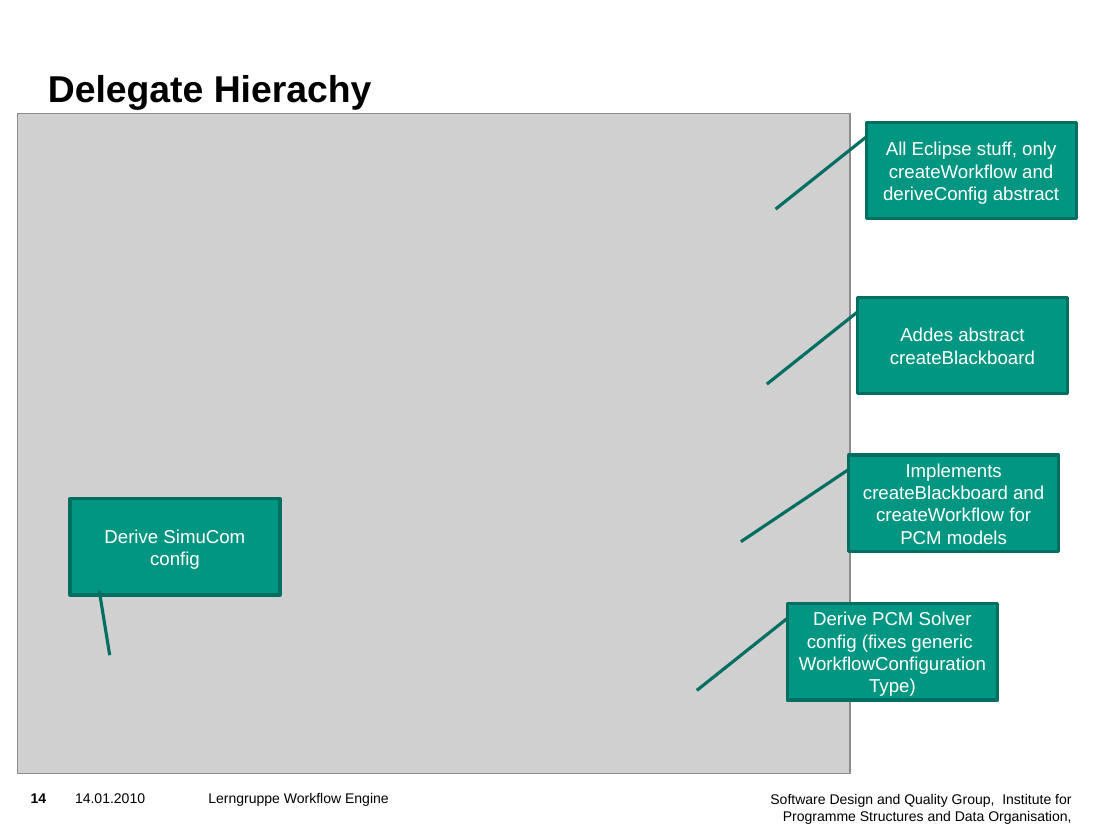
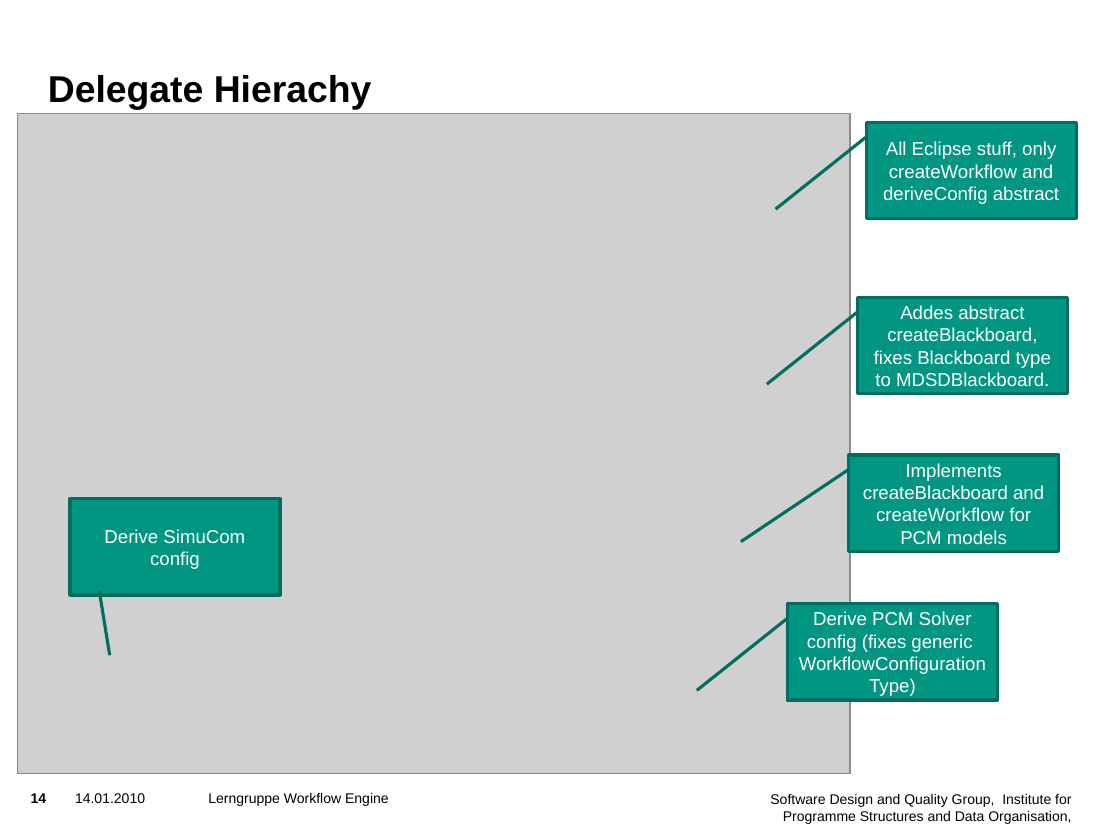
Before and after one commit to PalladioSimulator/Palladio-Supporting-WorkflowEngine, a slide deck: slide 14 of doc/sdq workflow.pptx. Drawn at 1120x840 pixels with LibreOffice and Linux fonts; fonts in the diff are those of the drawing; grey boxes stand for pictures; background and template pictures are left out. Boxes give left, top, right and bottom in pixels: in the first picture for what was removed or moved away, otherwise in the second. Text is boxed around its words. In the diff, an @@ line names an element or a change of style, - is before the commit and + after.

```diff
--- a/doc/sdq workflow.pptx
+++ b/doc/sdq workflow.pptx
@@ text in border callout at <box>874,305,1051,387</box>: text changed @@
-Addes abstract createBlackboard
+Addes abstract createBlackboard, fixes Blackboard type to MDSDBlackboard.
```
Also in this commit, not shown: 3 other slides changed.
